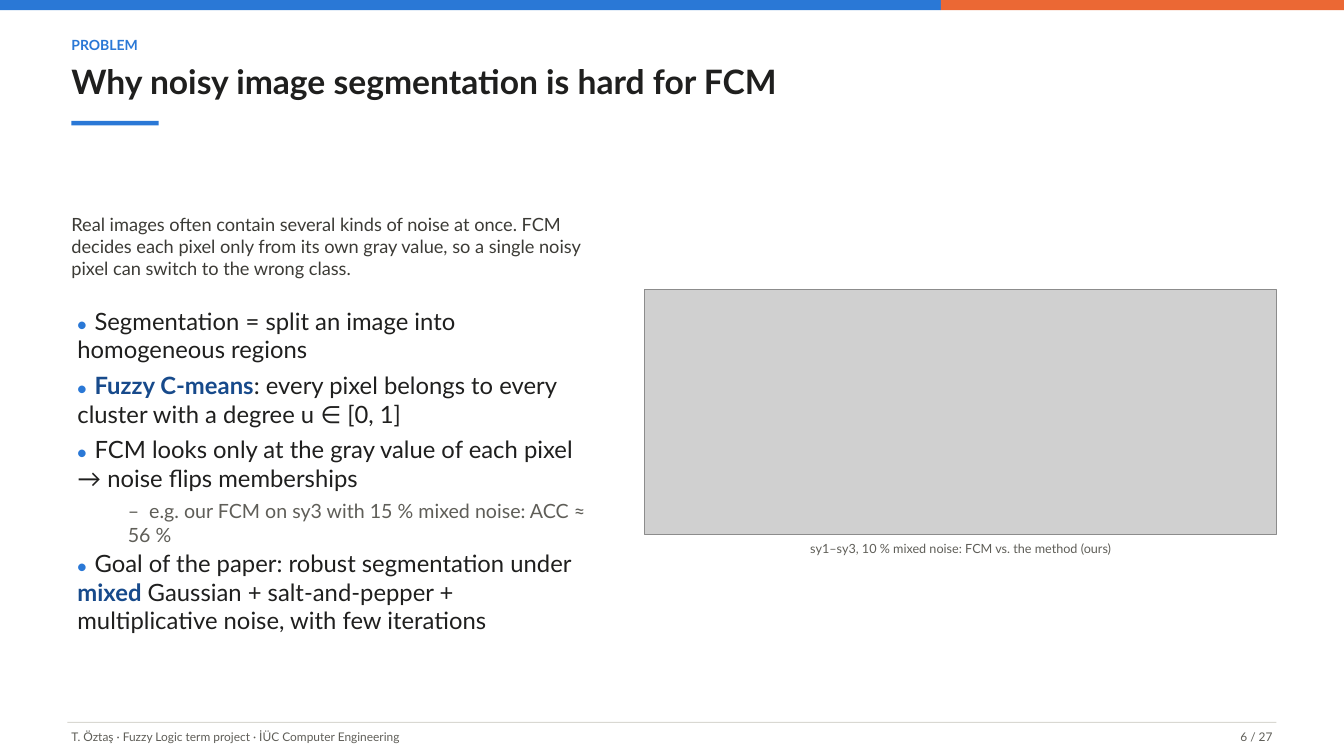
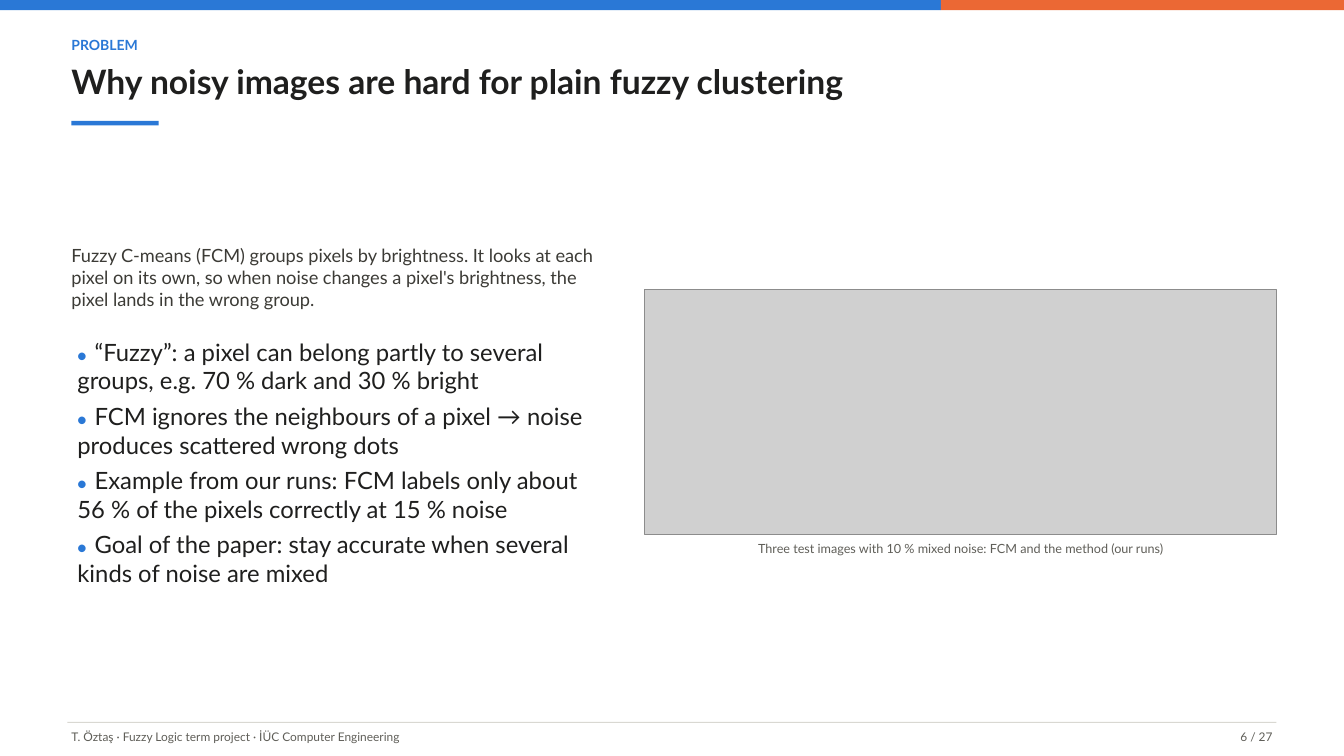
Before and after one commit to tarikoztas/fuzzy-logic-project, a slide deck: slide 6 of presentation/presentation.pptx. Drawn at 1344x756 pixels with LibreOffice and Linux fonts; fonts in the diff are those of the drawing; grey boxes stand for pictures. Boxes give left, top, right and bottom in pixels: in the first picture for what was removed or moved away, otherwise in the second. Text is boxed around its words. In the diff, an @@ line names an element or a change of style, - is before the commit and + after.

```diff
--- a/presentation/presentation.pptx
+++ b/presentation/presentation.pptx
@@ text at <box>71,69,843,100</box>: text changed @@
-Why noisy image segmentation is hard for FCM
+Why noisy images are hard for plain fuzzy clustering
@@ text at <box>71,248,593,310</box>: text changed @@
-Real images often contain several kinds of noise at once. FCM decides each pixel only from its own gray value, so a single noisy pixel can switch to the wrong class.
+Fuzzy C-means (FCM) groups pixels by brightness. It looks at each pixel on its own, so when noise changes a pixel's brightness, the pixel lands in the wrong group.
@@ text at <box>77,343,582,582</box>: text changed @@
-● Segmentation = split an image into homogeneous regions
-● Fuzzy C-means: every pixel belongs to every cluster with a degree u ∈ [0, 1]
-● FCM looks only at the gray value of each pixel → noise flips memberships
-  – e.g. our FCM on sy3 with 15 % mixed noise: ACC ≈ 56 %
-● Goal of the paper: robust segmentation under mixed Gaussian + salt-and-pepper + multiplicative noise, with few iterations
+● “Fuzzy”: a pixel can belong partly to several groups, e.g. 70 % dark and 30 % bright
+● FCM ignores the neighbours of a pixel → noise produces scattered wrong dots
+● Example from our runs: FCM labels only about 56 % of the pixels correctly at 15 % noise
+● Goal of the paper: stay accurate when several kinds of noise are mixed
@@ text at <box>758,543,1163,556</box>: text changed @@
-sy1–sy3, 10 % mixed noise: FCM vs. the method (ours)
+Three test images with 10 % mixed noise: FCM and the method (our runs)
```
Also in this commit, not shown: 21 other slides changed, 13 other files.
